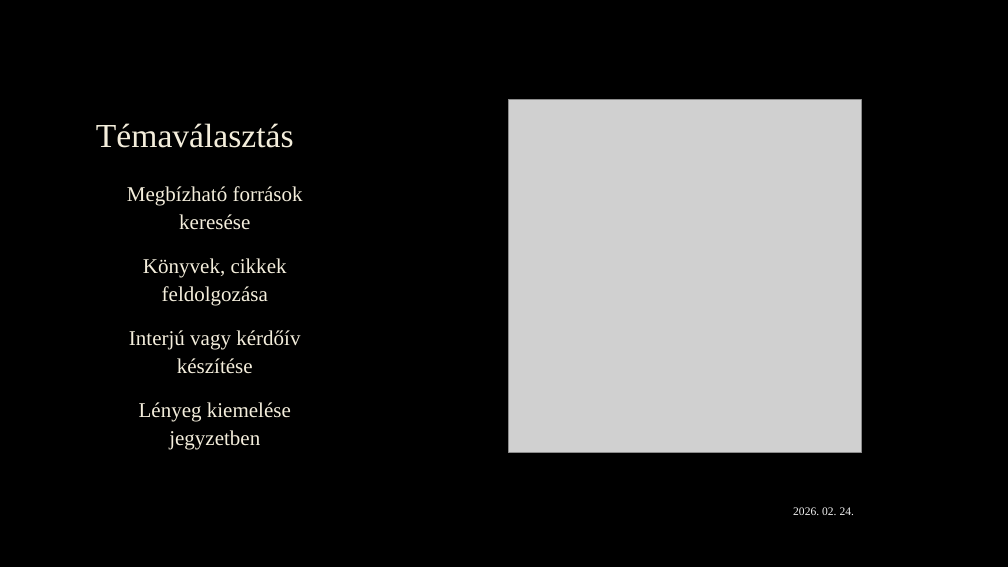
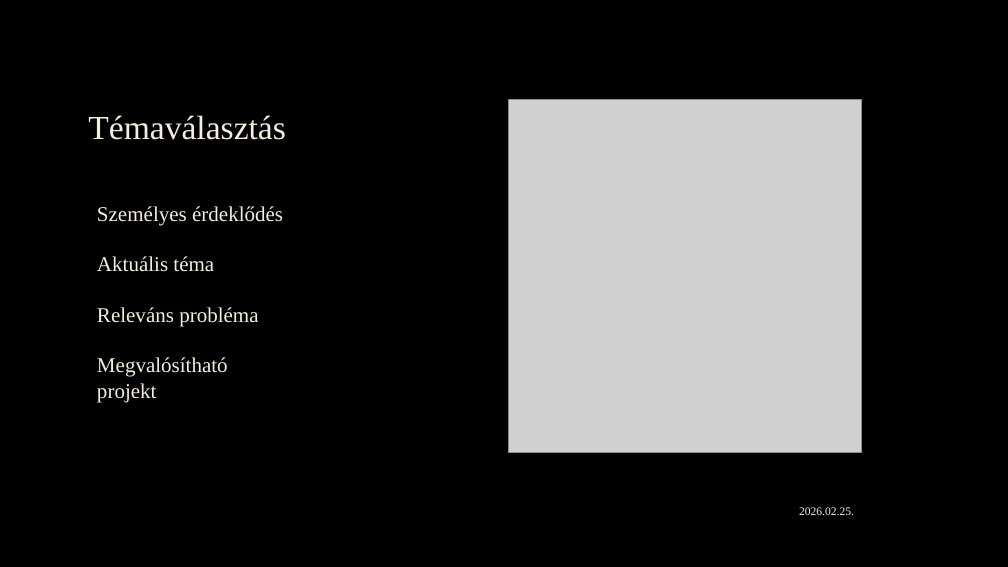
Before and after one commit to kecskefing22/iz-biz-, a slide deck: slide 3 of Projektmunka.pptx. Drawn at 1008x567 pixels with LibreOffice and Linux fonts; fonts in the diff are those of the drawing; grey boxes stand for pictures; background and template pictures are left out. Boxes give left, top, right and bottom in pixels: in the first picture for what was removed or moved away, otherwise in the second. Text is boxed around its words. In the diff, an @@ line names an element or a change of style, - is before the commit and + after.

```diff
--- a/Projektmunka.pptx
+++ b/Projektmunka.pptx
@@ title "Témaválasztás": place and size @@
-title "Témaválasztás" at bbox=[96, 123, 294, 148]
+title "Témaválasztás" at bbox=[88, 115, 286, 140]
@@ text at bbox=[97, 206, 283, 402]: text changed @@
-Megbízható források keresése
-Könyvek, cikkek feldolgozása
-Interjú vagy kérdőív készítése
-Lényeg kiemelése jegyzetben
+Személyes érdeklődés
+Aktuális téma
+Releváns probléma
+Megvalósítható projekt
@@ text at bbox=[799, 507, 854, 515]: text changed @@
-2026. 02. 24.
+2026.02.25.
```
Also in this commit, not shown: 7 other slides changed.
